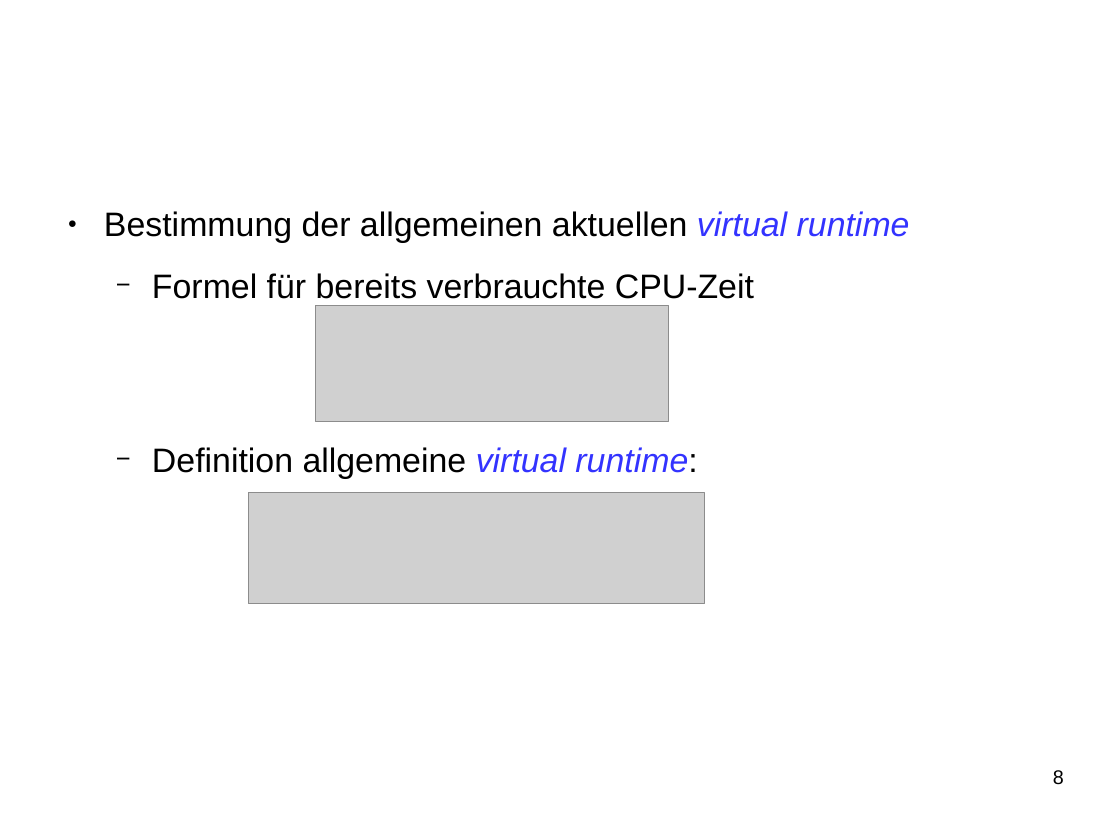
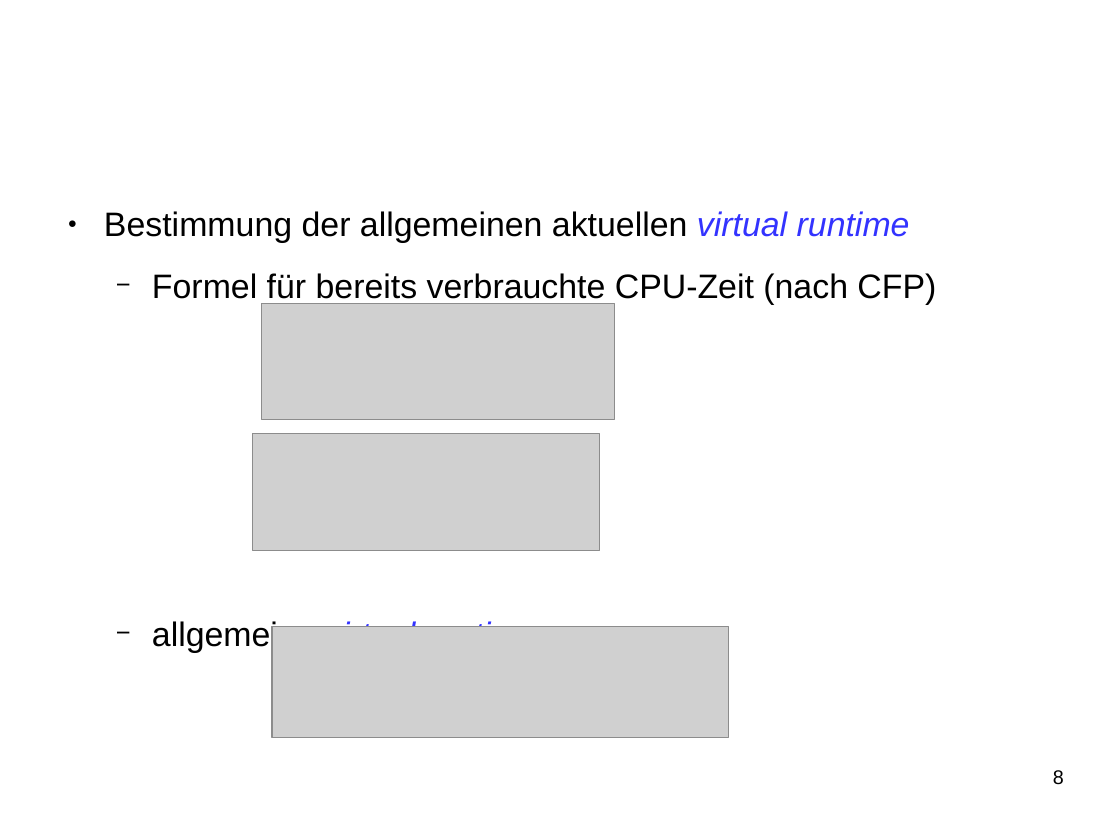
Before and after one commit to SeminararbeitCFS/main, a slide deck: slide 8 of vortrag/vortrag_CFS.odp. Drawn at 1120x840 pixels with LibreOffice and Linux fonts; fonts in the diff are those of the drawing; grey boxes stand for pictures; background and template pictures are left out. Boxes give left, top, right and bottom in pixels: in the first picture for what was removed or moved away, otherwise in the second. Text is boxed around its words. In the diff, an @@ line names an element or a change of style, - is before the commit and + after.

```diff
--- a/vortrag/vortrag_CFS.odp
+++ b/vortrag/vortrag_CFS.odp
@@ text at (152, 273, 936, 653): text changed @@
-  − Formel für bereits verbrauchte CPU-Zeit
-  − Definition allgemeine virtual runtime:
+  − Formel für bereits verbrauchte CPU-Zeit (nach CFP)
+  − allgemeine virtual runtime:
@@ picture: place and size @@
-picture at (315, 306, 669, 422)
+picture at (261, 304, 615, 420)
@@ picture: place and size @@
-picture at (248, 493, 704, 604)
+picture at (253, 434, 601, 551)
@@ picture added at (272, 627, 729, 738) @@
```
Also in this commit, not shown: 5 other slides changed, 1 slide added, 1 slide removed.
